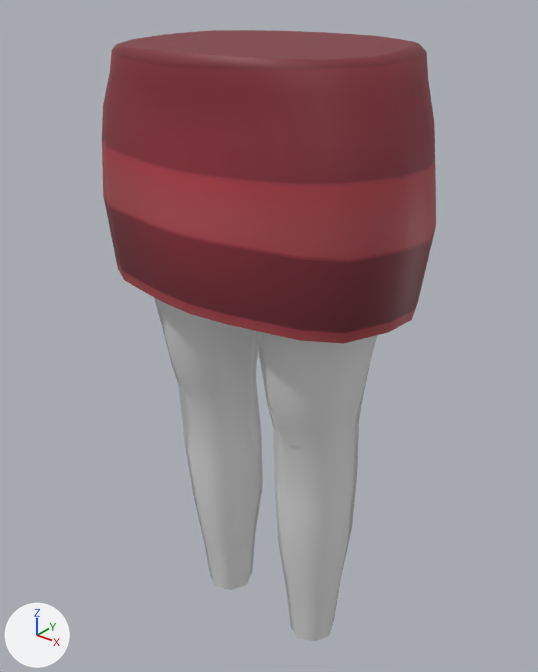
Before and after pictures for a commit that changed the glTF model assets/base-avatars/lower_body/F_lBody_BrownSkirtDress/M_lBody_BrownSkirtDress.glb.
One viewpoint serves both versions: a camera (50 mm lens) standing at (0.596, -0.736, 1.074) and looking at (-0.013, 0.026, 0.602). Every picture has the same lights, and +X, +Y and +Z are marked at lower left. Where no turn or scale is listed for an object, it has been applied to the vertices. Vertices at the same position are counted once.

In view in the first picture: 'M_lBody_BrownSkirtDRess'.
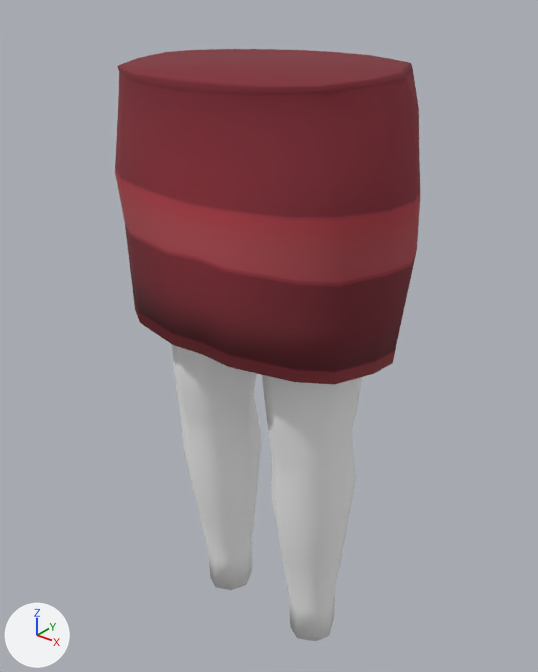
Edits to the bpy script that builds the scene:
```text
Add img_avatar_maleskinbase:
    img_avatar_maleskinbase = load_image('Avatar_MaleSkinBase', '_unpacked/Avatar_MaleSkinBase', 512, 512, 'sRGB')
Add mat_avatarskin_mat:
    mat_avatarskin_mat = principled_material('AvatarSkin_MAT')
    mat_avatarskin_mat.texture = img_avatar_maleskinbase
    mat_avatarskin_mat.roughness = 1.0
Change me_mesh_104:
    used by ob_m_lbody_brownskirtdress; location = (0.0, 0.0, 0.0)
    remove me_mesh_104.from_pydata(...)  # 422 vertices, 820 faces; spans x -0.233..0.233, y -0.153..0.172, z 0.111..1.006
    remove me_mesh_104.materials.append(mat_avatarskin_mat_003)  # white #e7e7e7
    add me_mesh_104.from_pydata(...)  # 421 vertices, 818 faces; spans x -0.209..0.209, y -0.145..0.154, z 0.111..0.982
    me_mesh_104 part 1: the loose piece of 260 vertices spanning x -0.233..0.233, y -0.153..0.172, z 0.7..1.006 is rebuilt with 285 vertices and now spans x -0.209..0.209, y -0.145..0.154, z 0.637..0.982
    me_mesh_104 part 2: the loose piece of 81 vertices spanning x -0.221..-0.004, y -0.124..0.118, z 0.111..0.853 is rebuilt with 68 vertices and now spans x -0.177..-0.01, y -0.087..0.096, z 0.111..0.785, in mat_avatarskin_mat (picture img_avatar_maleskinbase)
    me_mesh_104 part 3
    80 vertices are removed from x 0.005..0.222, y -0.124..0.118, z 0.111..0.853
    152 faces are deleted
    1 vertex moves within x 0.089, y -0.029, z 0.115
    67 vertices are added at x 0.01..0.177, y -0.087..0.096, z 0.111..0.785
    126 new faces join them, mat_avatarskin_mat (picture img_avatar_maleskinbase)
    add me_mesh_104.materials.append(mat_avatarskin_mat)  # picture img_avatar_maleskinbase
```

Changed parts and their boxes (x1, y1, x2, y2) in the pictures (538 x 672 px; the box of a moved part takes in the faces that stretch with it):
'M_lBody_BrownSkirtDRess', reshaped (9% narrower)
    before: (102, 30, 436, 641)
    after: (115, 49, 420, 641)
part 1 of me_mesh_104, rebuilt (9% narrower, 7% taller)
    before: (102, 30, 436, 344)
    after: (115, 49, 420, 384)
part 2 of me_mesh_104, rebuilt
    before: (154, 298, 263, 590)
    after: (172, 345, 262, 590)
part 3 of me_mesh_104, moved or reshaped
    before: (256, 331, 377, 641)
    after: (262, 375, 362, 641)
